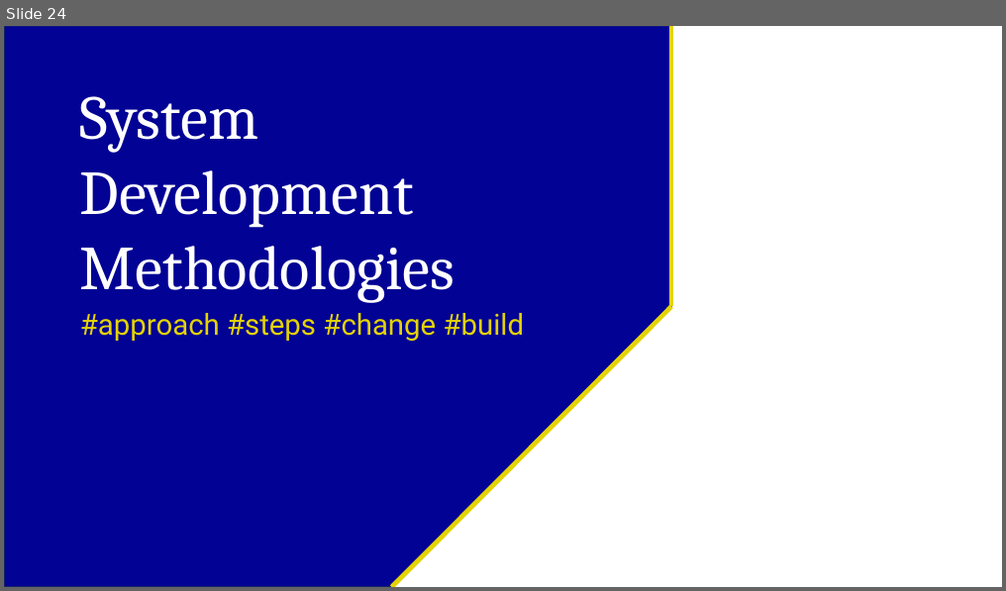
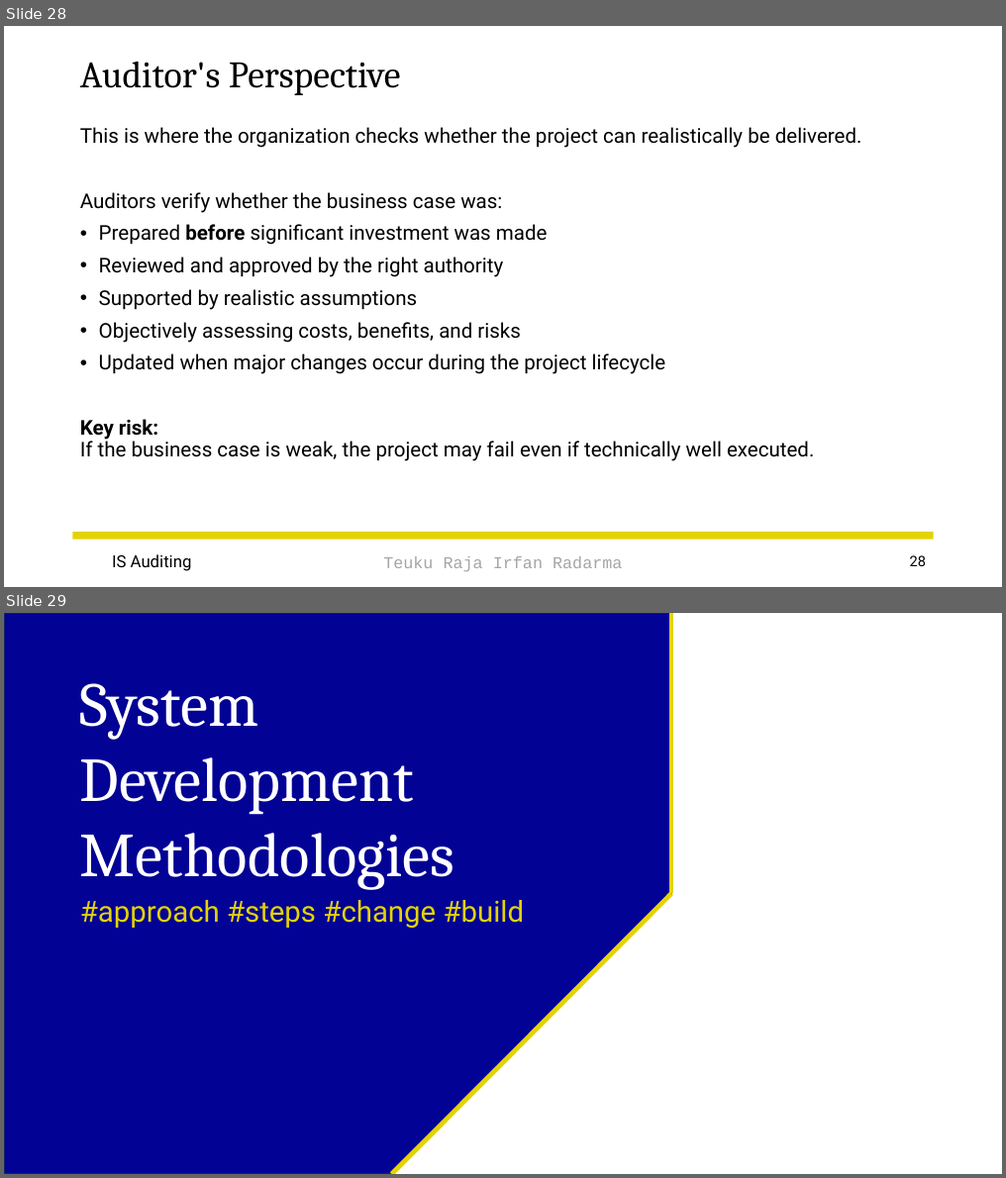
Before and after one commit to irfanradarma/Audit-SI, a slide deck: Slides/03 - IS Acquisition & Development.pptx. Shown one above the other, each under a label of ours: slide 24 before the commit, slides 28 and 29 after it. The pictures are 1006x591 and 1006x1178 pixels, drawn with LibreOffice and Linux fonts; fonts in the diff are those of the drawing; background and template pictures are left out. Boxes give left, top, right and bottom in pixels: in the first picture for what was removed or moved away, otherwise in the second. Text is boxed around its words. In the diff, an @@ line names an element or a change of style, - is before the commit and + after.

```diff
--- a/Slides/03 - IS Acquisition & Development.pptx
+++ b/Slides/03 - IS Acquisition & Development.pptx
@@ slide 28 added at [4, 26, 1002, 587], background picture (left out) @@
@@ title added at [80, 61, 401, 95], 36 pt, text #000000 @@
+Auditor's Perspective
@@ text added at [80, 127, 862, 462], 19.6 pt, text #000000 @@
+This is where the organization checks whether the project can realistically be delivered.
+Auditors verify whether the business case was:
+• Prepared before significant investment was made
+• Reviewed and approved by the right authority
+• Supported by realistic assumptions
+• Objectively assessing costs, benefits, and risks
+• Updated when major changes occur during the project lifecycle
+Key risk:
+If the business case is weak, the project may fail even if technically well executed.
@@ rectangle added at [73, 532, 934, 540], fill #E4D304 @@
@@ text added at [112, 555, 192, 571], 16 pt, text #000000 @@
+IS Auditing
@@ text added at [383, 557, 622, 572], 16 pt, text #A6A6A6 @@
+Teuku Raja Irfan Radarma
@@ page number added at [910, 556, 927, 567], 14 pt, text #000000 @@
+28
@@ what was slide 24 is now slide 29 @@
```
Also in this commit, not shown: 4 slides changed, 17 other slides added, 2 other files.
